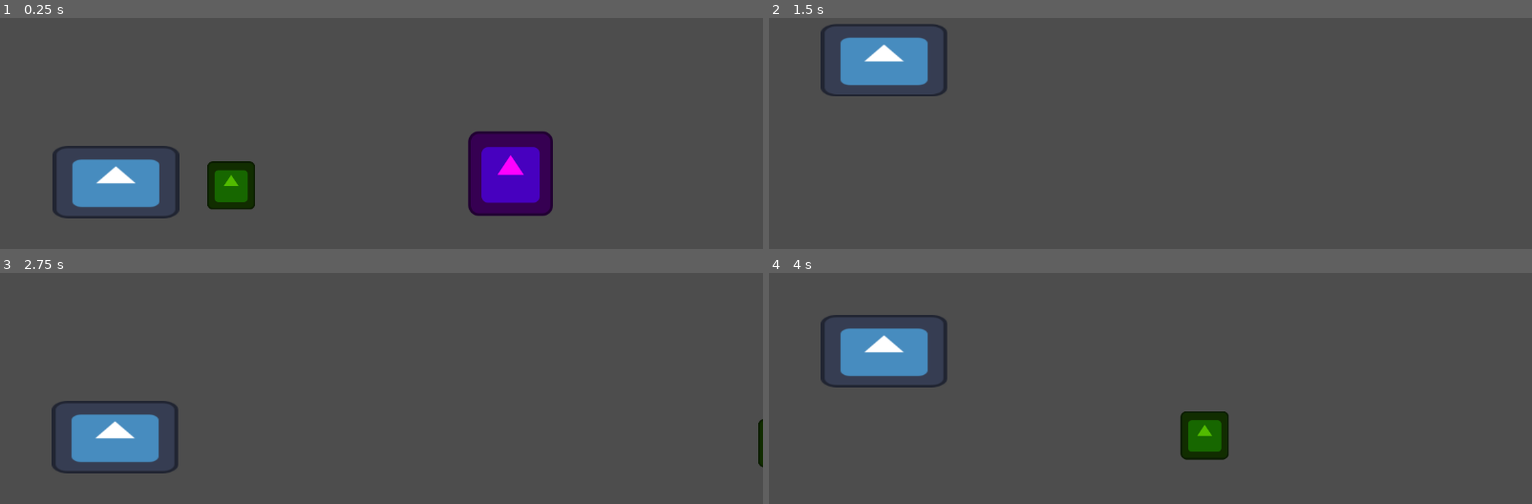
Above: before the commit, frames 1-4 (two rows, left to right).
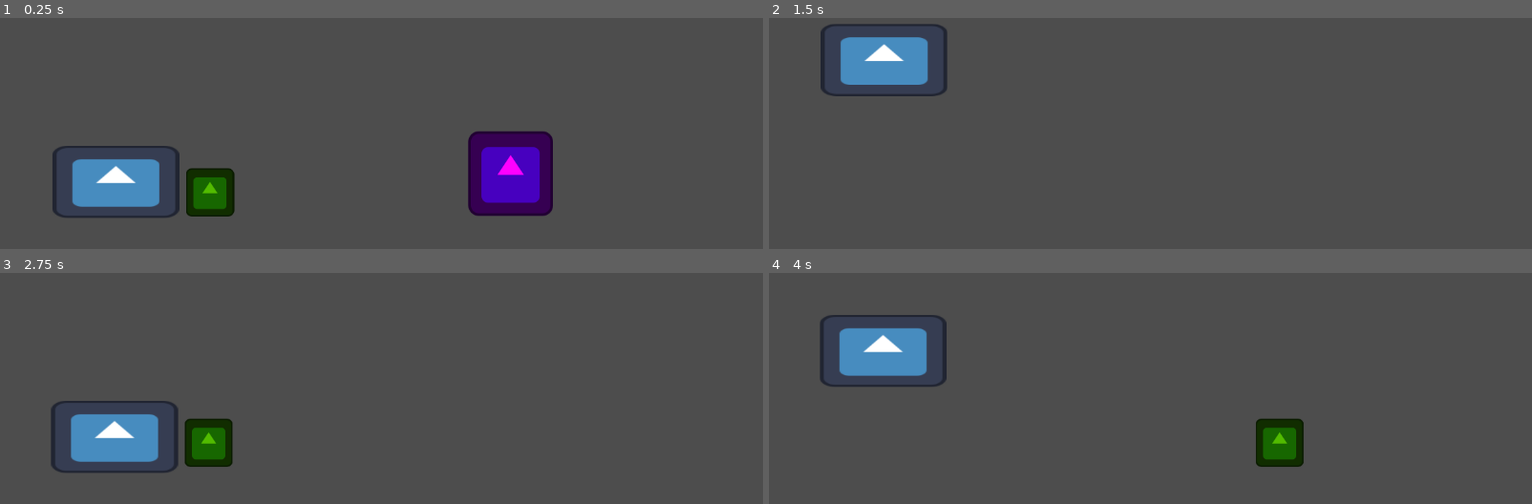
Above: after the commit, the same moments.

Repository: Guillemain/trijam
Game: Godot game, scene res://main.tscn
Two runs of this game, one before a commit and one after it. Both use one fixed random seed, a clock stepped at 60 frames per second and the inputs below. The engine's default icon, where the game draws it, is replaced by a stand-in: a white triangle on a blue panel in a dark square.
Inputs (mouse positions are in pixels of both pictures, inside the frame that each line leads up to):
- Up to frame 1 (0.25 s): no input
- Up to frame 2 (1.5 s): move the mouse to (outside the picture) at 0.52 s; click (outside the picture) at 0.6 s; tap Space (jump) at 0.77 s; move the mouse to (997, 57) at 1.27 s; click (997, 57) at 1.35 s
- Up to frame 3 (2.75 s): tap Space (jump) at 1.52 s; move the mouse to (outside the picture) at 2.02 s; click (outside the picture) at 2.1 s
- Up to frame 4 (4 s): tap Enter at 2.75 s; move the mouse to (1112, 374) at 2.77 s; click (1112, 374) at 2.85 s; tap Space (jump) at 3.02, 3.77 s; move the mouse to (1379, 353) at 3.52 s; click (1379, 353) at 3.6 s

The runs differ from the first frame. In frame 1, 1.9% of the frame differs, in the area x 8-34%, y 61-87%; in frame 2, 0.1%; in frame 3, 1.7%; in frame 4, 2.9%, in the area x 6-71%, y 18-84%.

Commit message:
Colision fixed

Diff:
--- a/trijam-255/Mort/mort_o_cycle.tscn
+++ b/trijam-255/Mort/mort_o_cycle.tscn
@@ -7,6 +7,7 @@
 size = Vector2(190, 107)
 
 [node name="Mort-o-cycle" type="CharacterBody2D"]
+collision_mask = 2
 slide_on_ceiling = false
 floor_stop_on_slope = false
 floor_constant_speed = true
--- a/trijam-255/Peon/peon.gd
+++ b/trijam-255/Peon/peon.gd
@@ -12,7 +12,7 @@
 
 
 # Called every frame. 'delta' is the elapsed time since the previous frame.
-func _process(delta):
+func _process(_delta):
 	pass
 
 func _on_hit():
--- a/trijam-255/Peon/peon.tscn
+++ b/trijam-255/Peon/peon.tscn
@@ -7,7 +7,9 @@
 size = Vector2(127, 126)
 
 [node name="Peon" type="AnimatableBody2D"]
-position = Vector2(0, 2)
+position = Vector2(-1, 3)
+collision_layer = 4
+collision_mask = 24
 sync_to_physics = false
 script = ExtResource("1_vj08f")
 
--- a/trijam-255/Trunk/trunk.tscn
+++ b/trijam-255/Trunk/trunk.tscn
@@ -6,6 +6,8 @@
 radius = 47.0106
 
 [node name="Trunk" type="AnimatableBody2D"]
+collision_layer = 6
+collision_mask = 17
 sync_to_physics = false
 
 [node name="Sprite" type="Sprite2D" parent="."]
--- a/trijam-255/main.tscn
+++ b/trijam-255/main.tscn
@@ -7,7 +7,7 @@
 
 [sub_resource type="SegmentShape2D" id="SegmentShape2D_gj4k8"]
 a = Vector2(-217, 0)
-b = Vector2(989, 0)
+b = Vector2(1185, -2)
 
 [sub_resource type="GDScript" id="GDScript_buvbj"]
 script/source = "extends Area2D
@@ -44,12 +44,13 @@
 position = Vector2(609, 600)
 
 [node name="Spawn" type="Node2D" parent="Level"]
-position = Vector2(1291, 597)
+position = Vector2(1291, 593)
 
 [node name="SpawnTimer" type="Timer" parent="Level"]
 
 [node name="Floor" type="StaticBody2D" parent="."]
-position = Vector2(175, 598)
+position = Vector2(174, 598)
+collision_layer = 2
 
 [node name="CollisionShape2D" type="CollisionShape2D" parent="Floor"]
 position = Vector2(-2, 2)
@@ -58,6 +59,8 @@
 
 [node name="KillZone" type="Area2D" parent="."]
 position = Vector2(-267, 0)
+collision_layer = 16
+collision_mask = 4
 script = SubResource("GDScript_buvbj")
 
 [node name="CollisionShape2D" type="CollisionShape2D" parent="KillZone"]
--- a/trijam-255/project.godot
+++ b/trijam-255/project.godot
@@ -34,6 +34,14 @@
 ]
 }
 
+[layer_names]
+
+2d_physics/layer_1="Player"
+2d_physics/layer_2="Floor"
+2d_physics/layer_3="Objects"
+2d_physics/layer_4="Scythe"
+2d_physics/layer_5="Killzone"
+
 [physics]
 
 3d/default_gravity=20.0
